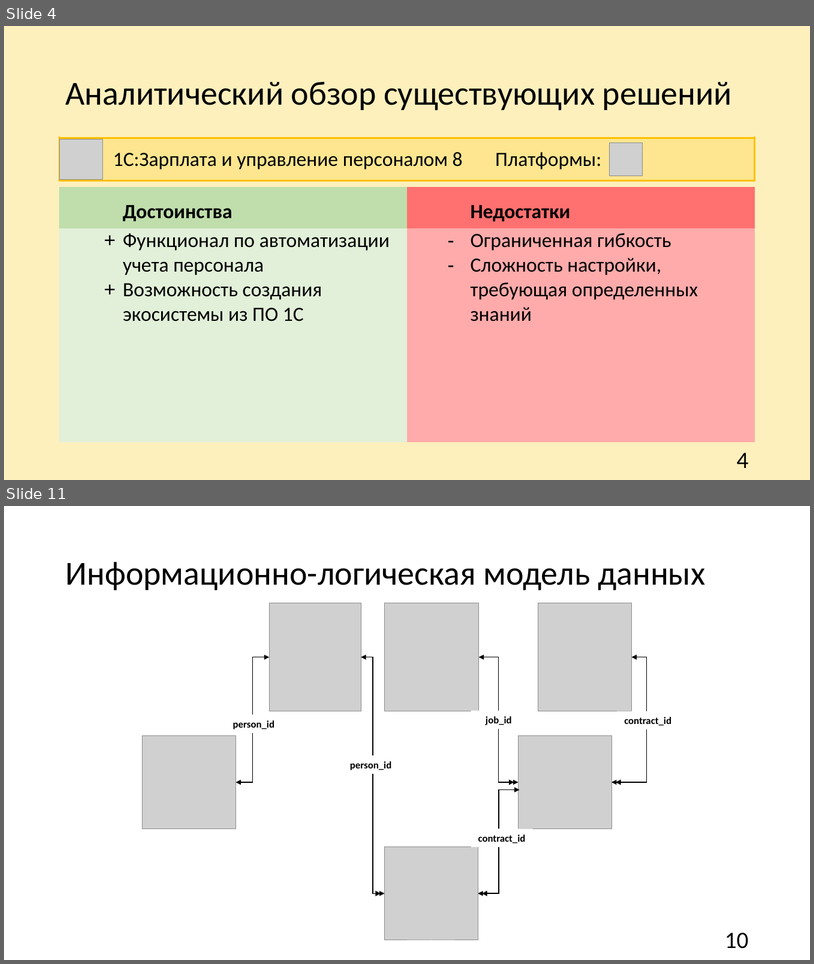
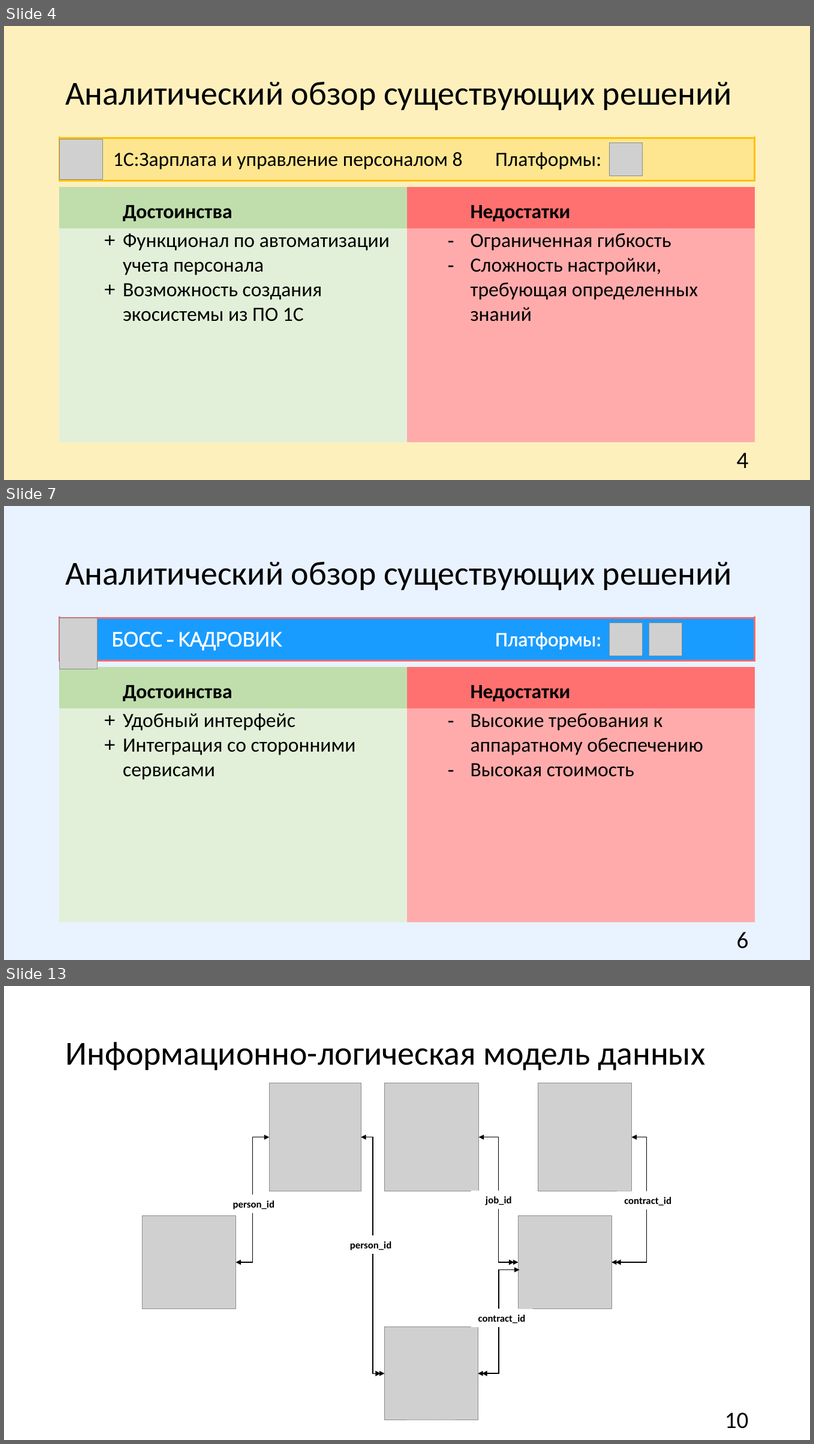
Before and after one commit to churakovra/graduateWork, a slide deck: product/vkr_pres.pptx. Shown one above the other, each under a label of ours: slides 4 and 11 before the commit, slides 4, 7 and 13 after it; the slides between them are not shown. The pictures are 814x964 and 814x1444 pixels, drawn with LibreOffice and Linux fonts; fonts in the diff are those of the drawing; grey boxes stand for pictures. Boxes give left, top, right and bottom in pixels: in the first picture for what was removed or moved away, otherwise in the second. Text is boxed around its words. In the diff, an @@ line names an element or a change of style, - is before the commit and + after.

```diff
--- a/product/vkr_pres.pptx
+++ b/product/vkr_pres.pptx
@@ slide 7 added at bbox=[4, 506, 810, 960], background #E8F2FF at 94% opacity @@
@@ title added at bbox=[65, 562, 732, 591], 40 pt, text #000000 @@
+Аналитический обзор существующих решений
@@ table added at bbox=[320, 595, 342, 620], 1 rows, 1 columns @@
+
@@ table added at bbox=[60, 618, 755, 661], 1 rows, 3 columns @@
+ | БОСС - КАДРОВИК | Платформы:
@@ picture added at bbox=[60, 618, 98, 669] @@
@@ picture added at bbox=[610, 623, 643, 655] @@
@@ picture added at bbox=[650, 623, 682, 655] @@
@@ table added at bbox=[60, 667, 755, 922], 2 rows, 2 columns @@
+Достоинства | Недостатки
+Удобный интерфейс / Интеграция со сторонними сервисами | Высокие требования к аппаратному обеспечению / Высокая стоимость
@@ text added at bbox=[737, 931, 749, 948], 28 pt, text #000000 @@
+6
@@ what was slide 11 is now slide 13 @@
```
Also in this commit, not shown: 4 slides changed, 4 other slides added, 2 slides removed, 1 other file.
